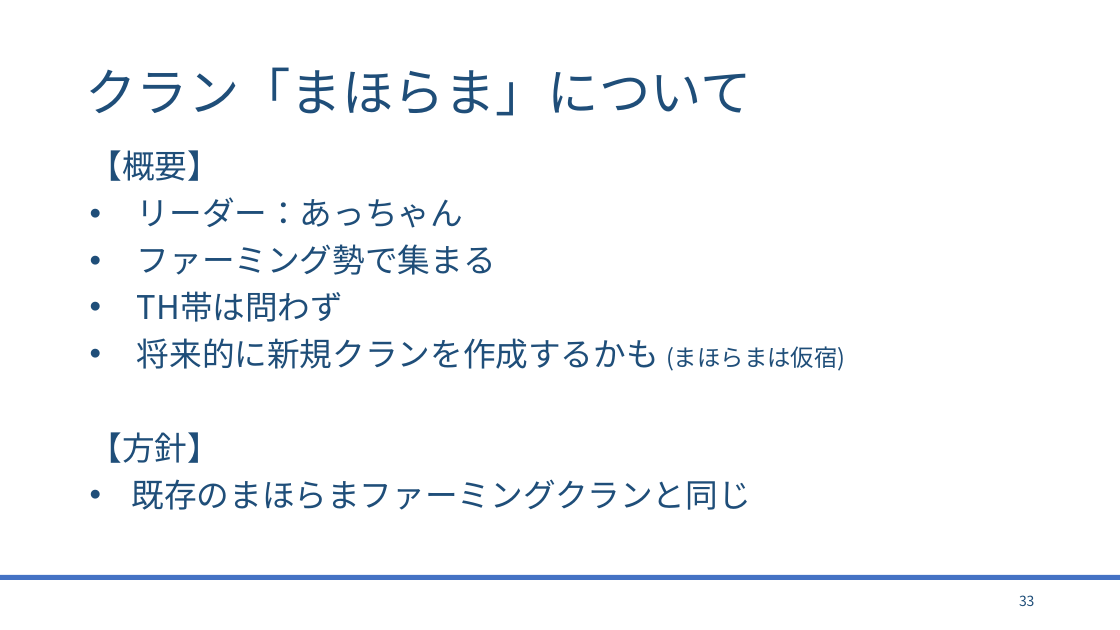
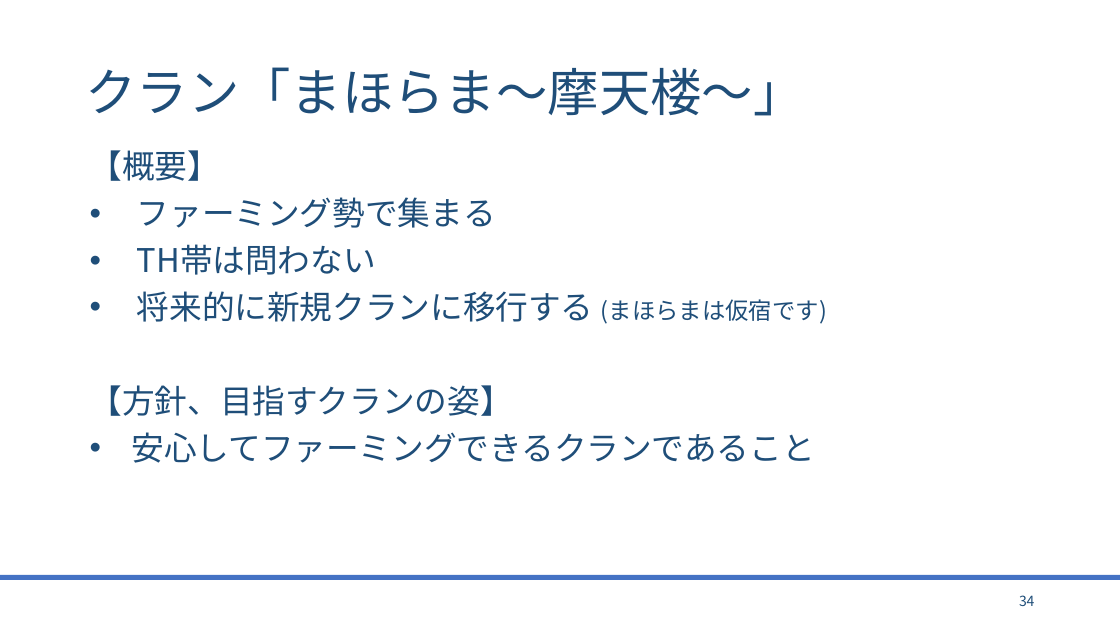
Before and after one commit to bigtreeCoC/documents, a slide deck: slide 34 of 東方とまほらまの今後について.pptx (slide 33 before the commit). Drawn at 1120x630 pixels with LibreOffice and Linux fonts; fonts in the diff are those of the drawing. Boxes give left, top, right and bottom in pixels: in the first picture for what was removed or moved away, otherwise in the second. Text is boxed around its words. In the diff, an @@ line names an element or a change of style, - is before the commit and + after.

Commit message:
東方とまほらま(5版) TOMARIGIについて

```diff
--- a/東方とまほらまの今後について.pptx
+++ b/東方とまほらまの今後について.pptx
@@ title at (85,67,804,116): text changed @@
-クラン「まほらま」について
+クラン「まほらま〜摩天楼〜」
@@ text at (137,197,463,228): paragraph removed @@
-• リーダー：あっちゃん
@@ text at (90,244,827,463): text changed @@
-• TH帯は問わず
-• 将来的に新規クランを作成するかも (まほらまは仮宿)
-【方針】
-• 既存のまほらまファーミングクランと同じ
+• TH帯は問わない
+• 将来的に新規クランに移行する (まほらまは仮宿です)
+【方針、目指すクランの姿】
+• 安心してファーミングできるクランであること
@@ page number at (1019,595,1035,606): text changed @@
-33
+34
```
Also in this commit, not shown: 4 other slides changed, 1 slide added, 1 other file.
